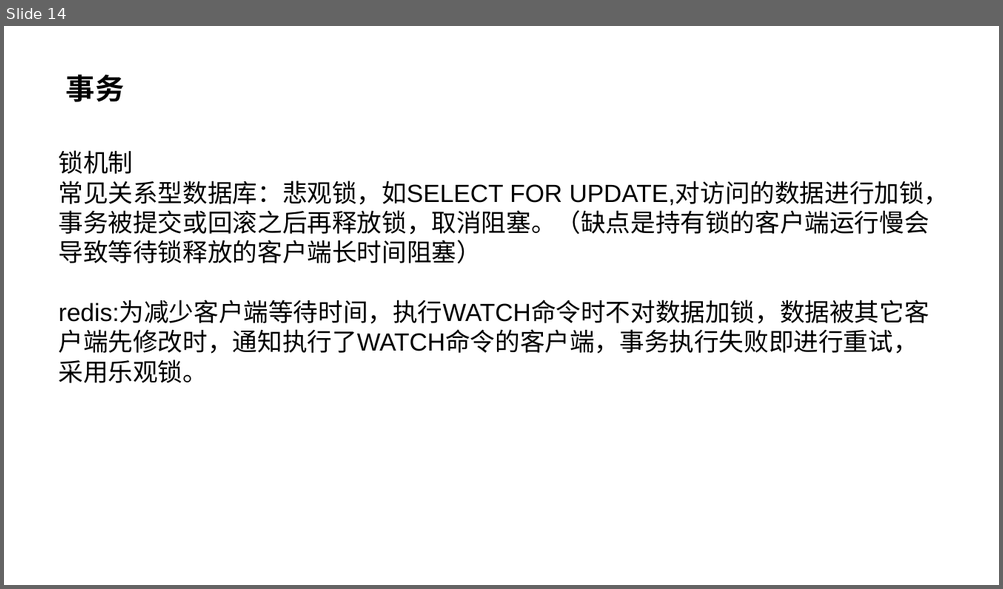
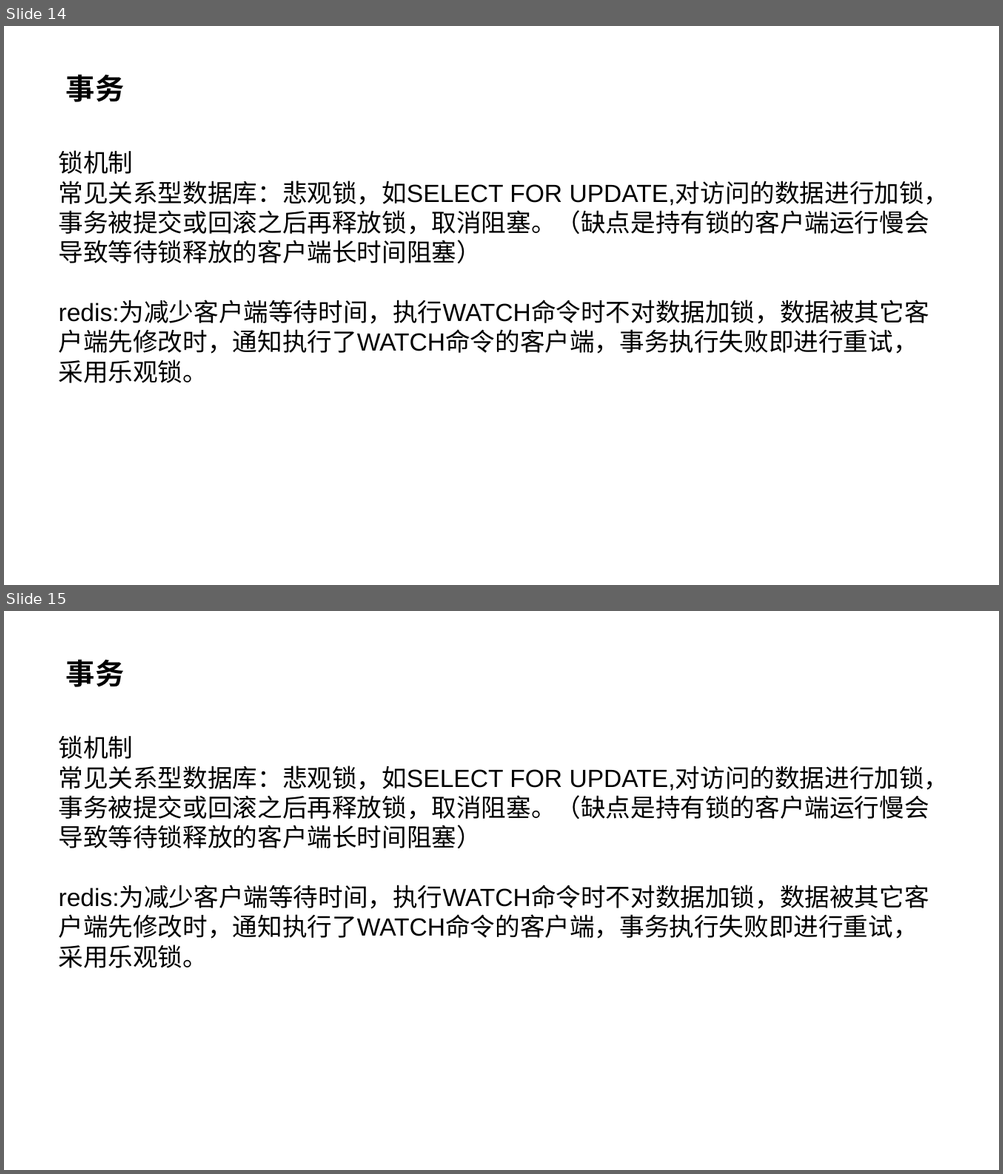
Before and after one commit to SoaringPhoenix/a-few-files, a slide deck: redis&memcached.pptx. Shown one above the other, each under a label of ours: slide 14 before the commit, slides 14 and 15 after it. The pictures are 1003x589 and 1003x1174 pixels, drawn with LibreOffice and Linux fonts; fonts in the diff are those of the drawing. Boxes give left, top, right and bottom in pixels: in the first picture for what was removed or moved away, otherwise in the second. Text is boxed around its words. In the diff, an @@ line names an element or a change of style, - is before the commit and + after.

```diff
--- a/redis&memcached.pptx
+++ b/redis&memcached.pptx
@@ slide 15 added at (4,611,999,1170), background #FFFFFF @@
@@ title added at (66,659,124,687), 28 pt, text #000000, bold @@
+事务
@@ text added at (59,735,949,968), 24 pt, text #000000 @@
+锁机制
+常见关系型数据库：悲观锁，如SELECT FOR UPDATE,对访问的数据进行加锁，事务被提交或回滚之后再释放锁，取消阻塞。（缺点是持有锁的客户端运行慢会导致等待锁释放的客户端长时间阻塞）
+redis:为减少客户端等待时间，执行WATCH命令时不对数据加锁，数据被其它客户端先修改时，通知执行了WATCH命令的客户端，事务执行失败即进行重试，采用乐观锁。
```
Also in this commit, not shown: 3 slides changed, 4 other slides added.
